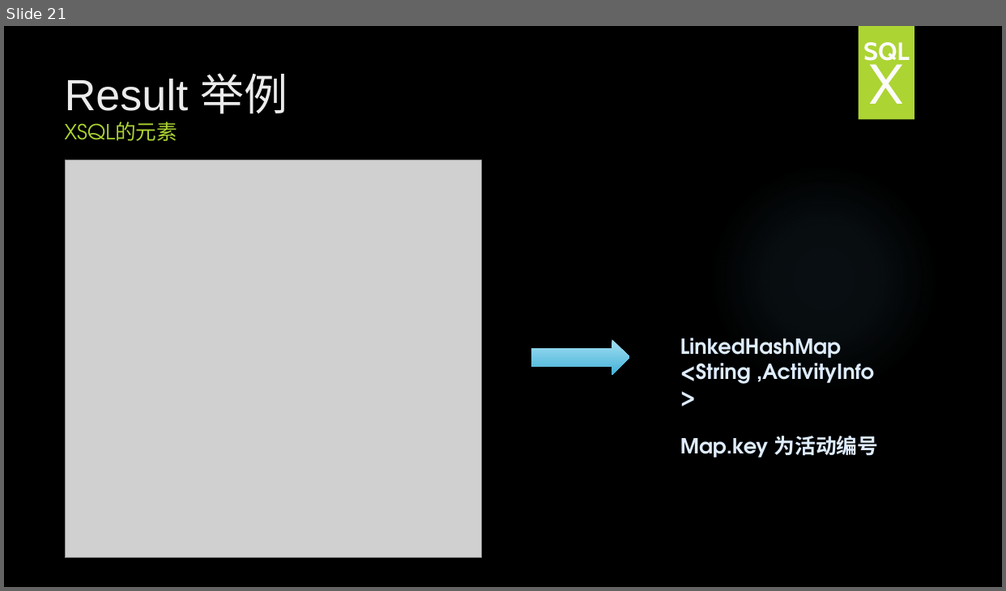
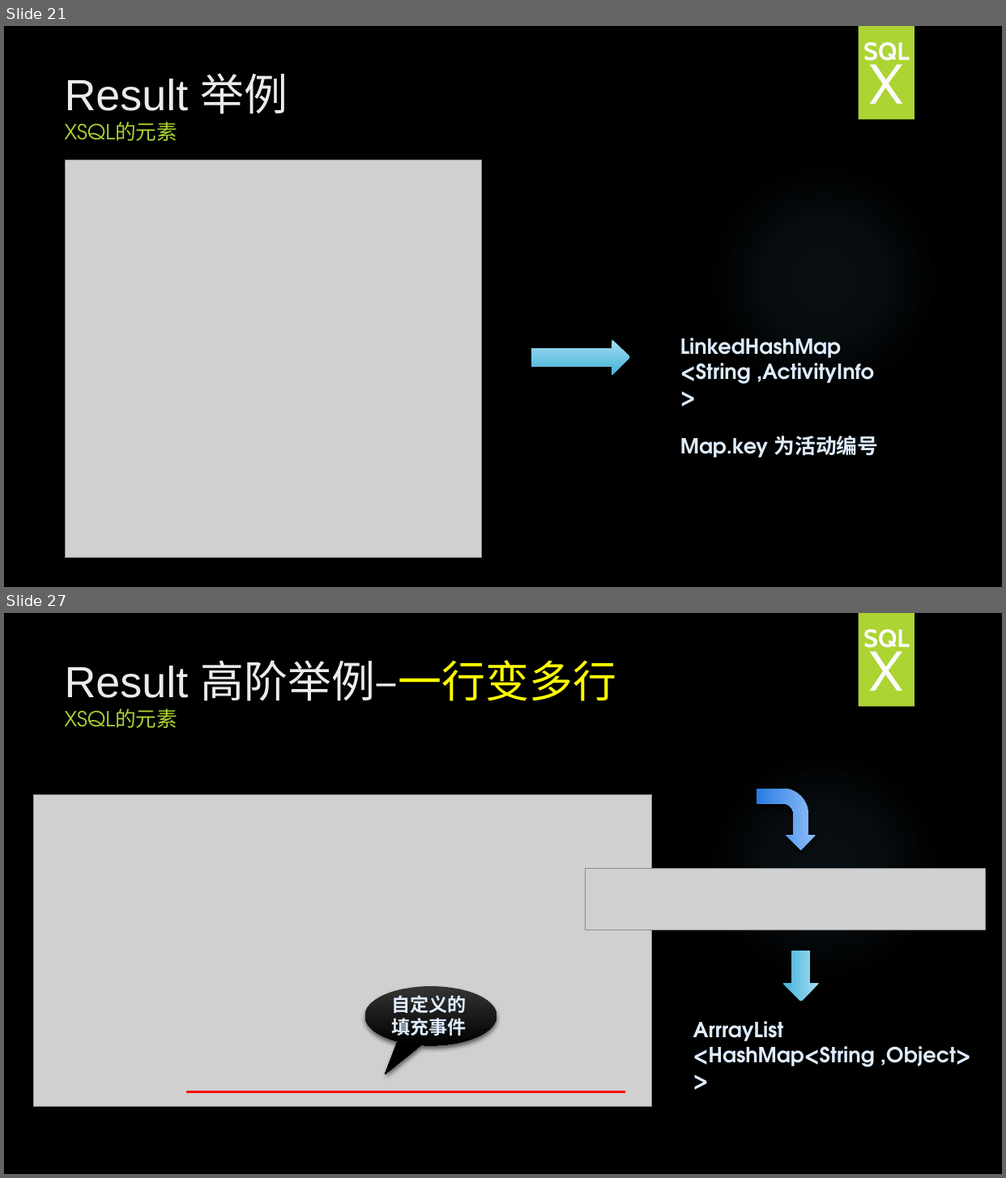
Before and after one commit to HY-ZhengWei/hy.common.XJava, a slide deck: doc/XSQL技术交流.pptx. Shown one above the other, each under a label of ours: slide 21 before the commit, slides 21 and 27 after it; the slides between them are not shown. The pictures are 1006x591 and 1006x1178 pixels, drawn with LibreOffice and Linux fonts; fonts in the diff are those of the drawing; grey boxes stand for pictures; background and template pictures are left out. Boxes give left, top, right and bottom in pixels: in the first picture for what was removed or moved away, otherwise in the second. Text is boxed around its words. In the diff, an @@ line names an element or a change of style, - is before the commit and + after.

```diff
--- a/doc/XSQL技术交流.pptx
+++ b/doc/XSQL技术交流.pptx
@@ slide 27 added at (x1=4, y1=613, x2=1002, y2=1174), background picture (left out); not listed: 2 template elements that a slide beside it also shows @@
@@ text added at (x1=863, y1=629, x2=910, y2=653), 24 pt, text pattern #EBEBEB on #FBFBFB, bold @@
+SQL
@@ title added at (x1=65, y1=660, x2=616, y2=728), 42 pt, text #EBEBEB @@
+Result 高阶举例–一行变多行
+XSQL的元素
@@ text added at (x1=869, y1=643, x2=903, y2=691), 54 pt, text pattern #EBEBEB on #FBFBFB @@
+X
@@ picture added at (x1=34, y1=795, x2=652, y2=1107) @@
@@ bent arrow added at (x1=756, y1=789, x2=816, y2=850), fill gradient #8FBDF8 to #287DE4 @@
@@ picture added at (x1=586, y1=869, x2=986, y2=931) @@
@@ right arrow added at (x1=783, y1=951, x2=819, y2=1001), fill gradient #A6DFF3 to #43B3D8 @@
@@ speech bubble added at (x1=364, y1=986, x2=496, y2=1046), fill gradient #353535 to #000000, 18 pt, text #DEECFD, bold @@
+自定义的填充事件
@@ text added at (x1=693, y1=1021, x2=971, y2=1067), 20 pt, text #DEECFD, bold @@
+ArrrayList
+<HashMap<String ,Object>>
@@ line added from (187, 1093) to (624, 1093), #FF0000 2.25 pt @@
```
Also in this commit, not shown: 5 slides changed, 5 other slides added.
